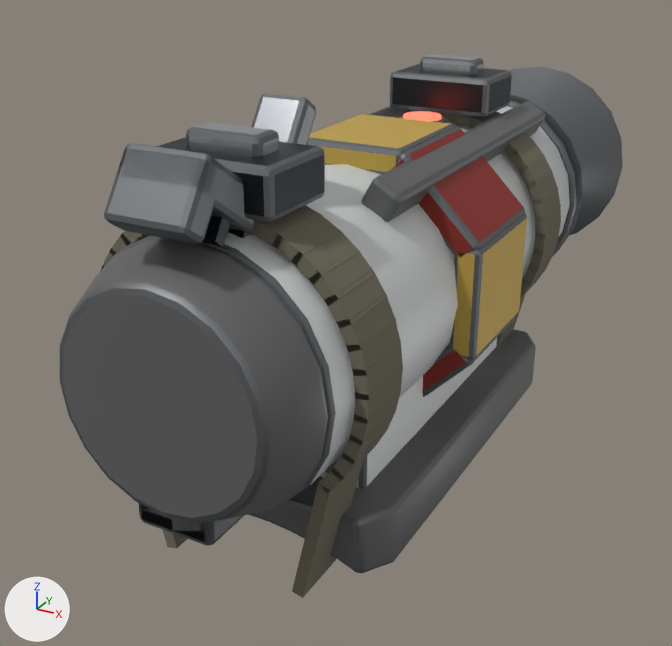
Before and after pictures for a commit that changed the FBX model Assets/Game/Art/Models/Items/strap_on_booster.fbx.
Both versions are drawn from a 50 mm lens placed at (0.178, -0.403, 0.234), pointed at (-0.016, -0.049, 0.057). Arrows for +X, +Y and +Z are at lower left; the lights stay in place. The picture after the commit comes second. Where no turn or scale is listed for an object, it has been applied to the vertices.

Names of what the first picture shows: 'Mesh_DeviceClamp_JawFixed', 'Mesh_DeviceClamp_JawMoving', 'Mesh_DeviceClamp_Pad', 'Mesh_DeviceNozzle_Bell', 'Mesh_StrapOnBooster_Casing', 'Mesh_StrapOnBooster_Cradle', 'Mesh_StrapOnBooster_HazardBand', 'Mesh_StrapOnBooster_StrapAft', 'Mesh_StrapOnBooster_StrapFore' and 1 more.
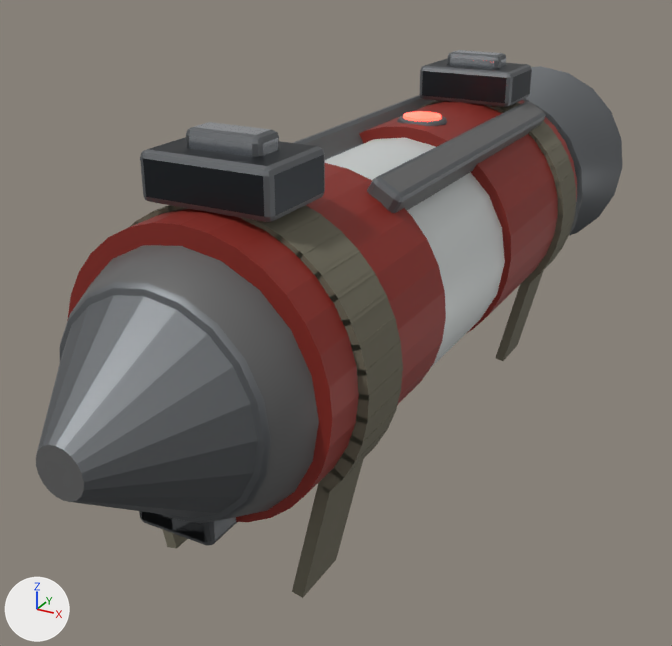
Changed parts and their boxes (x1, y1, x2, y2) in the pictures (672 x 646 px):
'Mesh_StrapOnBooster_Casing', reshaped: before (60, 94, 583, 524); after (36, 95, 583, 524)
'Mesh_StrapOnBooster_HazardBand', deleted: before (307, 114, 527, 397)
'Mesh_DeviceClamp_Pad', deleted: before (248, 329, 536, 573)
'Mesh_StrapOnBooster_BandFore', added (red): after (67, 209, 359, 522)
'Mesh_StrapOnBooster_StrapAft', moved, rescaled: before (390, 54, 561, 347); after (420, 50, 576, 361)
'Mesh_DeviceClamp_JawMoving', deleted: before (104, 93, 316, 247)
'Mesh_StrapOnBooster_BandMid', added (red): after (306, 163, 446, 470)
'Mesh_StrapOnBooster_BandAft', added (red): after (359, 100, 577, 333)
'Mesh_StrapOnBooster_Cradle', deleted: before (320, 338, 497, 488)
part 1 of me_mesh_straponbooster_casing, built on: before (63, 295, 257, 518); after (36, 295, 257, 518)

Diff of the bpy script that builds the scene:
```diff
--- a/Assets/Game/Art/Models/Items/strap_on_booster.fbx.py
+++ b/Assets/Game/Art/Models/Items/strap_on_booster.fbx.py
@@ me_mesh_straponbooster_casing @@
 # used by ob_mesh_straponbooster_casing; location = (0.0, 0.0, 0.0)
-me_mesh_straponbooster_casing.from_pydata(...)  # 572 vertices, 551 faces; spans x -0.055..0.055, y -0.2..0.112, z 0.033..0.145
+me_mesh_straponbooster_casing.from_pydata(...)  # 592 vertices, 571 faces; spans x -0.055..0.055, y -0.242..0.112, z 0.033..0.145
+# me_mesh_straponbooster_casing part 1
+# 1 face is deleted
+# 20 vertices are added at x -0.009..0.009, y -0.242, z 0.079..0.097
+# 20 new faces join them, mat_mat_metal_steel_worn (grey #7a7d80)
+# 1 new face joins them, mat_mat_neutral_panel_grey (dark grey #606060)
 me_mesh_straponbooster_casing.materials.append(mat_mat_metal_steel_worn)
@@ me_mesh_straponbooster_bandmid @@
+me_mesh_straponbooster_bandmid.from_pydata(...)  # a 32-sided cylinder along z spanning x -1.0..1.0, y -1.0..1.0, z -1.0..1.0
+me_mesh_straponbooster_bandmid.materials.append(mat_mat_paint_warn_red)  # red #8e2b22
@@ ob_mesh_straponbooster_cradle @@
-ob_mesh_straponbooster_cradle = bpy.data.objects.new('Mesh_StrapOnBooster_Cradle', me_mesh_straponbooster_cradle)
-ob_mesh_straponbooster_cradle.location = (0.0, 0.0, 0.0)
@@ ob_mesh_deviceclamp_jawmoving @@
-ob_mesh_deviceclamp_jawmoving = bpy.data.objects.new('Mesh_DeviceClamp_JawMoving', me_mesh_deviceclamp_jawmoving)
-ob_mesh_deviceclamp_jawmoving.location = (0.0, -0.14, 0.137)
@@ ob_mesh_straponbooster_strapaft @@
 ob_mesh_straponbooster_strapaft = bpy.data.objects.new('Mesh_StrapOnBooster_StrapAft', me_mesh_straponbooster_strapaft)
-ob_mesh_straponbooster_strapaft.location = (0.0, 0.04, 0.088)
+ob_mesh_straponbooster_strapaft.location = (0.0008, 0.0724, 0.089)
 ob_mesh_straponbooster_strapaft.rotation_euler = (0.0, 0.0, 1.571)  # degrees (0, 0, 90)
+ob_mesh_straponbooster_strapaft.scale = (0.97, 0.97, 0.97)
@@ ob_mesh_straponbooster_hazardband @@
-ob_mesh_straponbooster_hazardband = bpy.data.objects.new('Mesh_StrapOnBooster_HazardBand', me_mesh_straponbooster_hazardband)
-ob_mesh_straponbooster_hazardband.location = (0.0, 0.0, 0.0)
@@ ob_mesh_deviceclamp_pad @@
-ob_mesh_deviceclamp_pad = bpy.data.objects.new('Mesh_DeviceClamp_Pad', me_mesh_deviceclamp_pad)
-ob_mesh_deviceclamp_pad.location = (0.0, -0.045, 0.0)
@@ ob_mesh_straponbooster_bandmid @@
+ob_mesh_straponbooster_bandmid = bpy.data.objects.new('Mesh_StrapOnBooster_BandMid', me_mesh_straponbooster_bandmid)
+ob_mesh_straponbooster_bandmid.location = (0.0001, -0.1276, 0.0903)
+ob_mesh_straponbooster_bandmid.rotation_euler = (1.571, 0.0, 0.0)  # degrees (90, 0, 0)
+ob_mesh_straponbooster_bandmid.scale = (-0.0547, -0.0547, -0.038)
@@ ob_mesh_straponbooster_bandaft @@
+ob_mesh_straponbooster_bandaft = bpy.data.objects.new('Mesh_StrapOnBooster_BandAft', me_mesh_straponbooster_bandmid.copy())
+ob_mesh_straponbooster_bandaft.location = (0.0001, 0.0417, 0.0903)
+ob_mesh_straponbooster_bandaft.rotation_euler = (1.571, 0.0, 0.0)  # degrees (90, 0, 0)
+ob_mesh_straponbooster_bandaft.scale = (-0.0547, -0.0547, -0.0547)
@@ ob_mesh_straponbooster_bandfore @@
+ob_mesh_straponbooster_bandfore = bpy.data.objects.new('Mesh_StrapOnBooster_BandFore', me_mesh_straponbooster_bandmid.copy())
+ob_mesh_straponbooster_bandfore.location = (0.0001, -0.1696, 0.0903)
+ob_mesh_straponbooster_bandfore.rotation_euler = (1.571, 0.0, 0.0)  # degrees (90, 0, 0)
+ob_mesh_straponbooster_bandfore.scale = (-0.0547, -0.0547, -0.0112)
```
